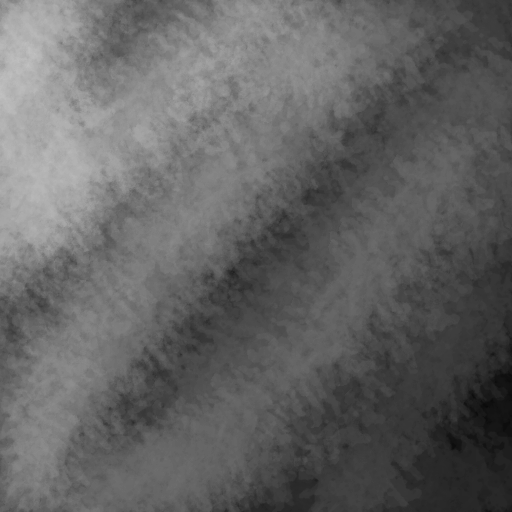
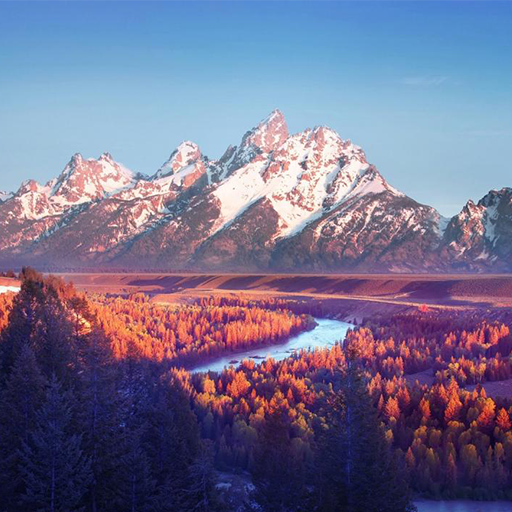
Comparing the layer stacks of the two 512 × 512 images. Changes:
renamed "Layer 1 copy" to "Layer 1", opacity 50% → 100%, blend overlay → normal, painted on it over (0, 0, 512, 512)
removed layer "Layer 1" over (0, 0, 512, 512)
painted on "Background" over (0, 0, 512, 512)
